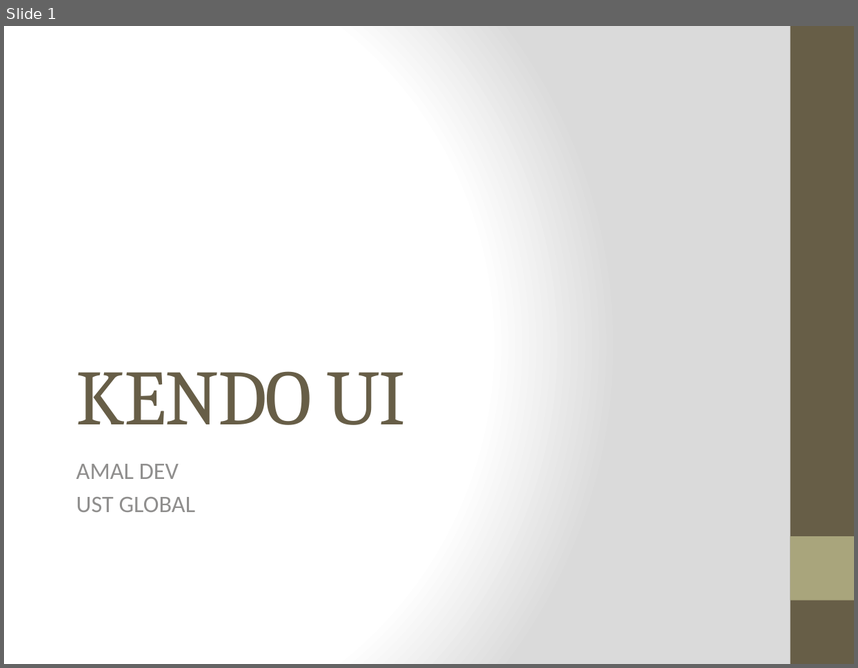
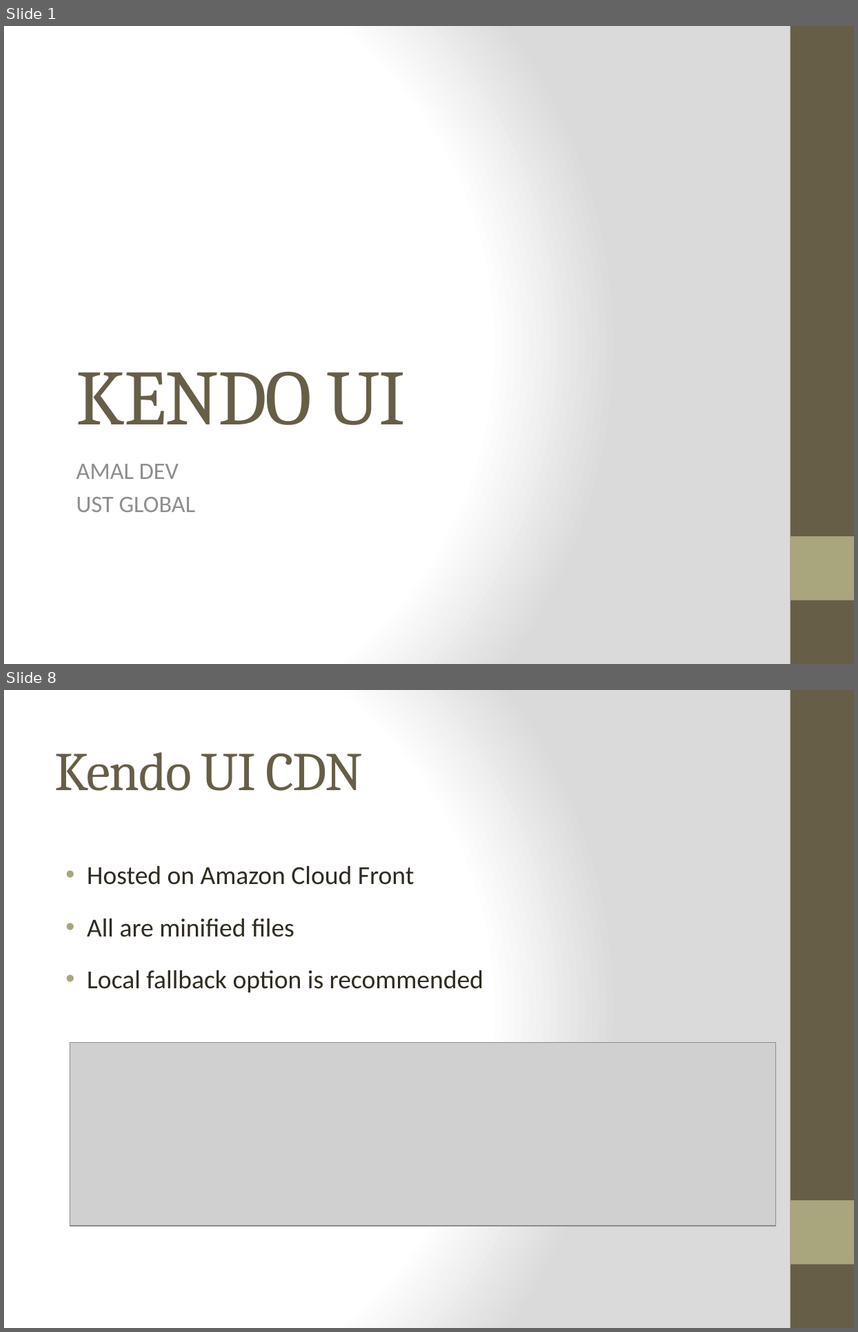
Before and after one commit to amaldevv/kendo-ui, a slide deck: html/Kendo UI.pptx. Shown one above the other, each under a label of ours: slide 1 before the commit, slides 1 and 8 after it; the slides between them are not shown. The pictures are 858x668 and 858x1332 pixels, drawn with LibreOffice and Linux fonts; fonts in the diff are those of the drawing; grey boxes stand for pictures. Boxes give left, top, right and bottom in pixels: in the first picture for what was removed or moved away, otherwise in the second. Text is boxed around its words. In the diff, an @@ line names an element or a change of style, - is before the commit and + after.

```diff
--- a/html/Kendo UI.pptx
+++ b/html/Kendo UI.pptx
@@ slide 8 added at [4,690,854,1328], background gradient #FFFFFF to #DADADA; not listed: 2 template elements that a slide beside it also shows @@
@@ title added at [55,752,363,791], 46 pt, text #675E47 @@
+Kendo UI CDN
@@ text added at [87,866,484,992], 22 pt, text #2F2B20 @@
+• Hosted on Amazon Cloud Front
+• All are minified files
+• Local fallback option is recommended
@@ picture added at [70,1042,776,1225] @@
```
Also in this commit, not shown: 2 slides changed, 7 other slides added.
